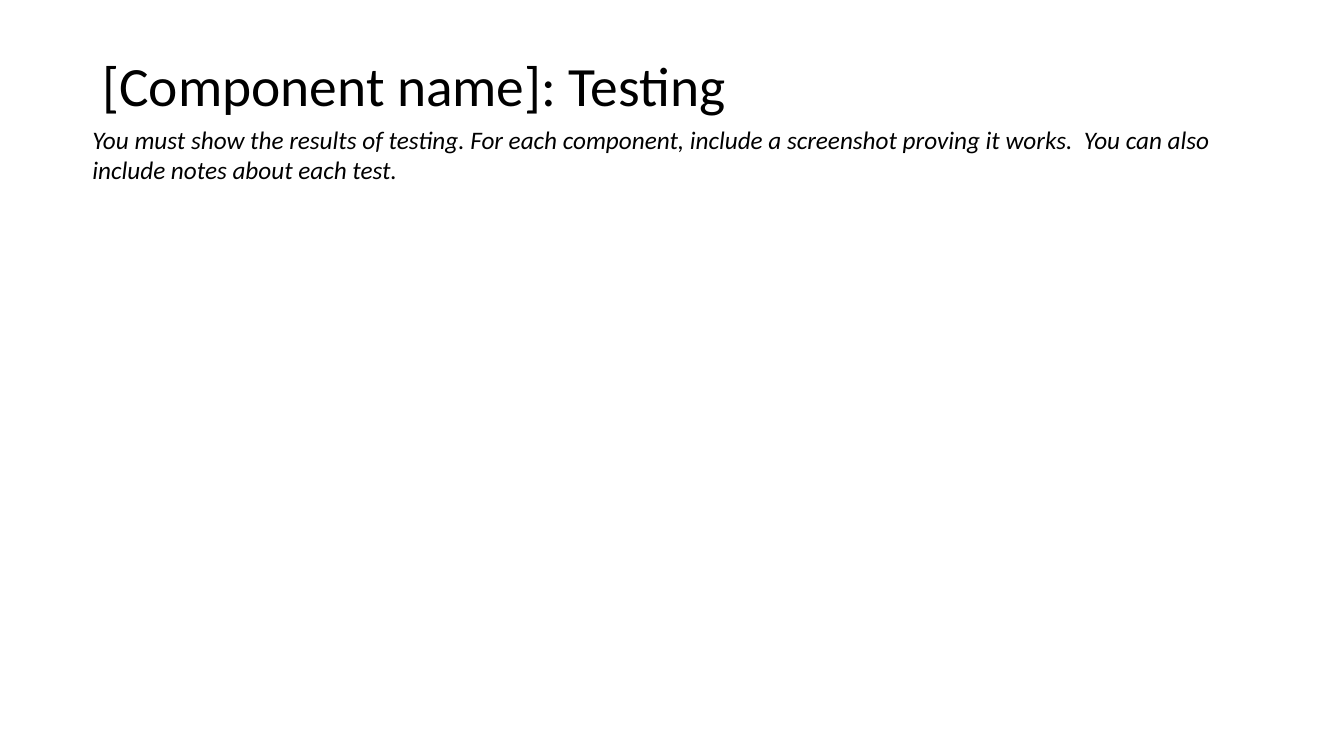
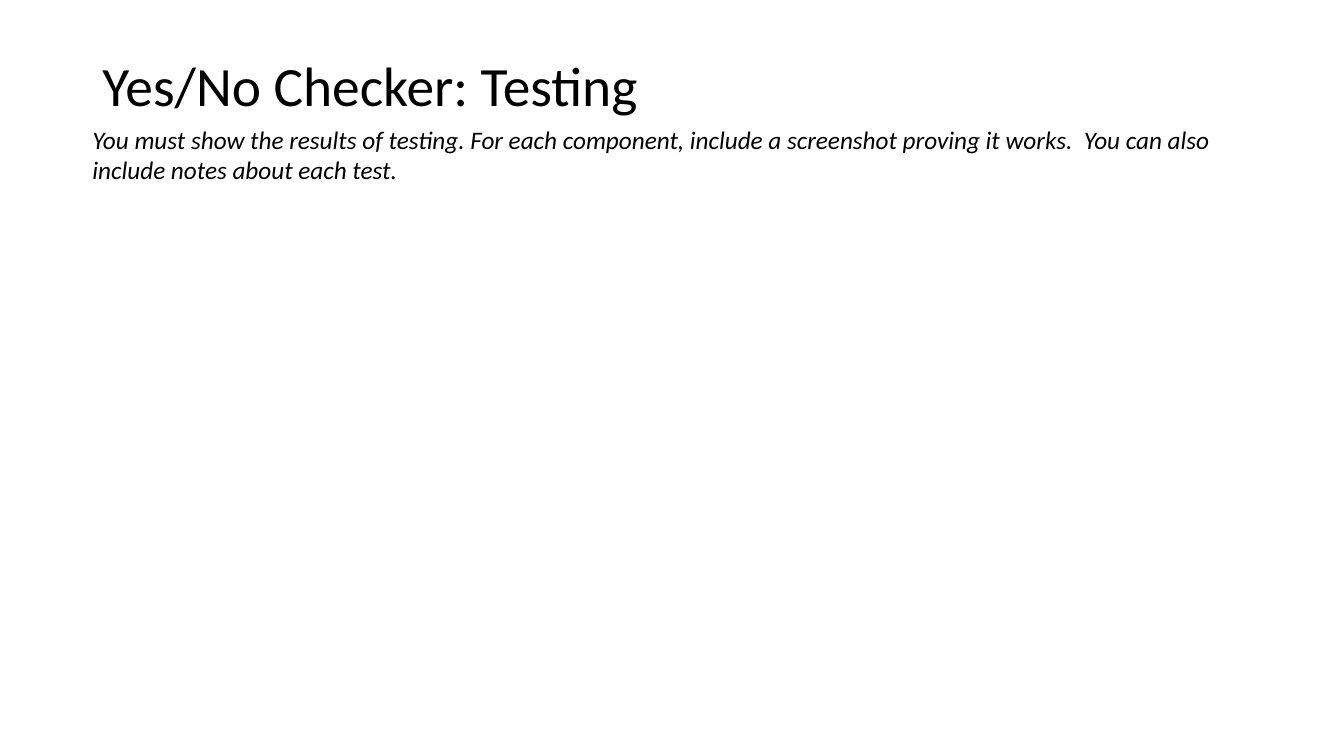
Before and after one commit to joshbatmiddleton/Lucky-Unicorn, a slide deck: slide 7 of Lucky Unicorn Documentation.pptx (slide 9 before the commit). Drawn at 1344x756 pixels with LibreOffice and Linux fonts; fonts in the diff are those of the drawing. Boxes give left, top, right and bottom in pixels: in the first picture for what was removed or moved away, otherwise in the second. Text is boxed around its words. In the diff, an @@ line names an element or a change of style, - is before the commit and + after.

```diff
--- a/Lucky Unicorn Documentation.pptx
+++ b/Lucky Unicorn Documentation.pptx
@@ title at (102,67,638,116): text changed @@
-[Component name]: Testing
+Yes/No Checker: Testing
```
Also in this commit, not shown: 2 other slides changed, 6 other files.
